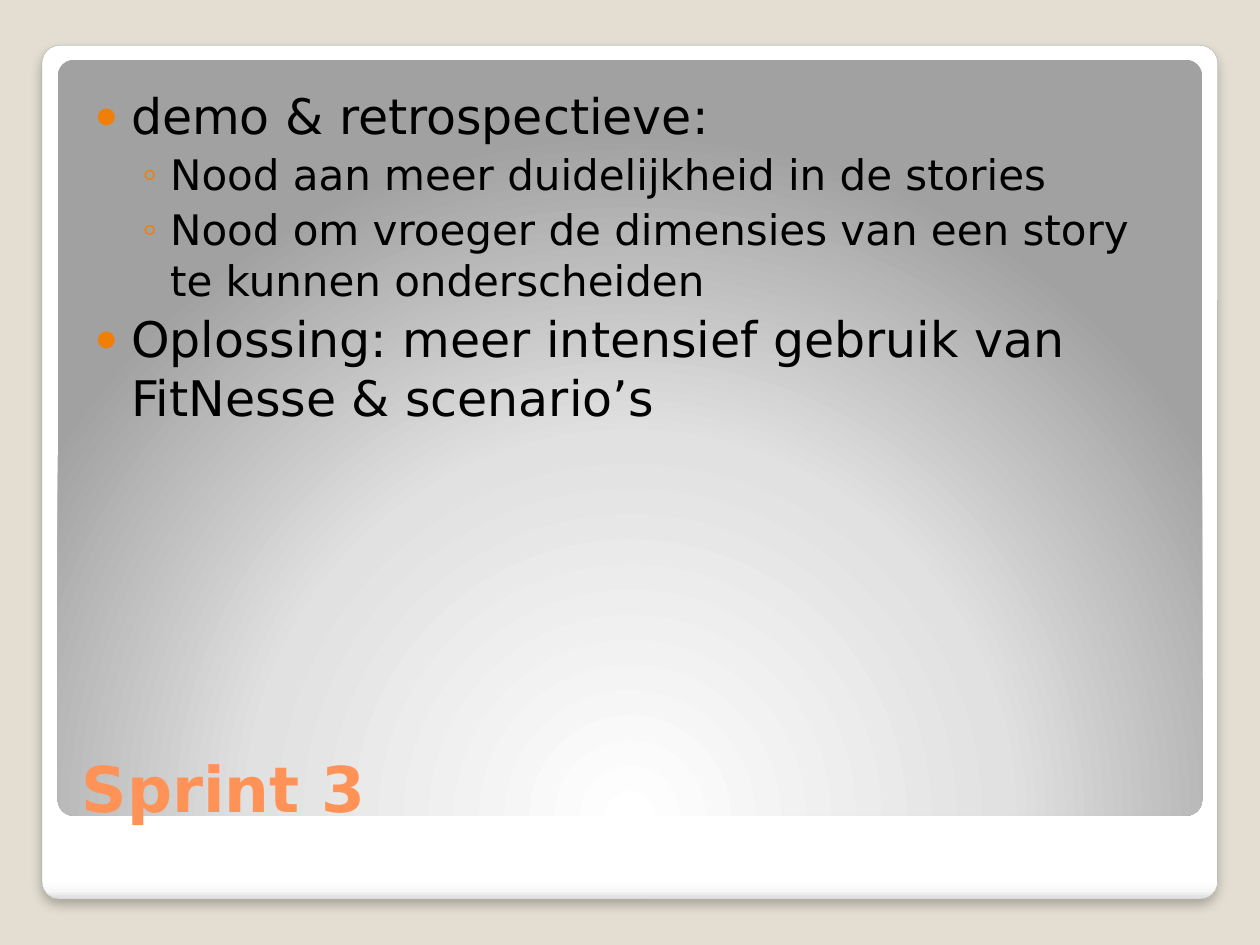
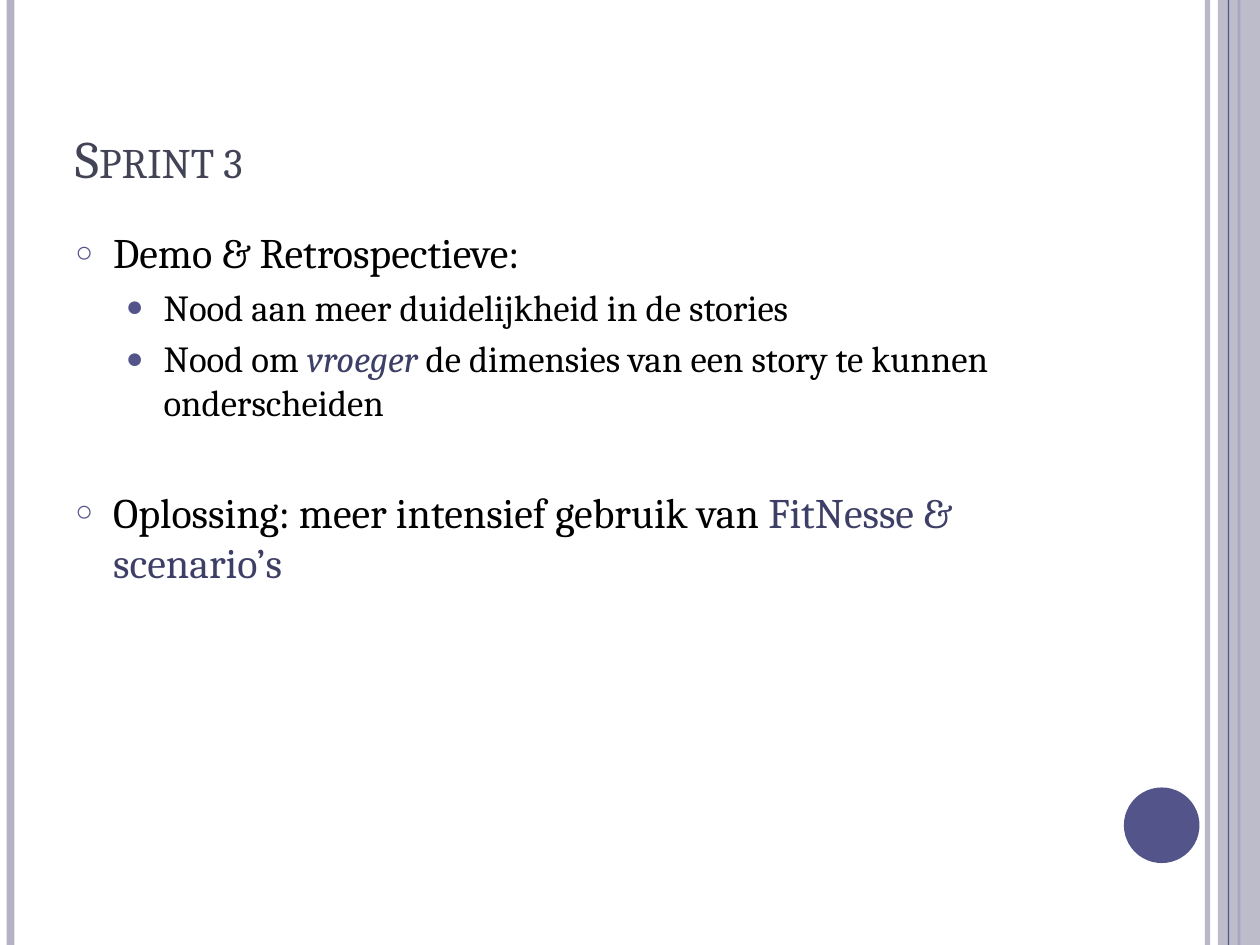
Before and after one commit to michelgrootjans/dkvlessonslearned, a slide deck: slide 36 of slides/Management Session/Lessons Learned.pptx (slide 25 before the commit). Drawn at 1260x945 pixels with LibreOffice and Linux fonts; fonts in the diff are those of the drawing. Boxes give left, top, right and bottom in pixels: in the first picture for what was removed or moved away, otherwise in the second. Text is boxed around its words. In the diff, an @@ line names an element or a change of style, - is before the commit and + after.

```diff
--- a/slides/Management Session/Lessons Learned.pptx
+++ b/slides/Management Session/Lessons Learned.pptx
@@ background #E3DED1 to #FFFFFF @@
@@ line added from (10, 0) to (10, 945), #B3B4C4 4.5 pt @@
@@ line added from (1207, 0) to (1207, 945), #B3B4C4 3 pt @@
@@ rectangle added at bbox=[1218, 0, 1260, 945], fill #B3B4C4 at 87% opacity @@
@@ line added from (1228, 0) to (1228, 945), #53548A 0.75 pt @@
@@ line added from (1239, 0) to (1239, 945), #53548A 1.5 pt @@
@@ rounded rectangle removed at bbox=[42, 45, 1217, 900] @@
@@ rounded rectangle removed at bbox=[58, 59, 1202, 815] @@
@@ title "Sprint 3": place and size @@
-title "Sprint 3" at bbox=[82, 764, 366, 825]
+title "Sprint 3" at bbox=[223, 150, 242, 179]
@@ title "Sprint 3" at bbox=[223, 150, 242, 179]: size 36 to 30 pt, font DejaVu Sans to Cambria, text colour #FF9258 to #424456, bold off, small capitals on @@
@@ text "Demo & Retrospectieve:": place and size @@
-text "Demo & Retrospectieve:" at bbox=[131, 96, 1129, 417]
+text "Demo & Retrospectieve:" at bbox=[113, 240, 988, 579]
@@ text at bbox=[113, 240, 520, 277]: text changed; size 28 to 24 pt; font DejaVu Sans to Cambria @@
-● demo & retrospectieve:
+○ Demo & Retrospectieve:
@@ text at bbox=[113, 295, 988, 579]: size 24 to 21 pt in "Nood aan meer duidelijkheid in de stories", "Nood om vroeger de dimensies van een ..."; font DejaVu Sans to Cambria in "Nood aan meer duidelijkheid in de stories", "Nood om vroeger de dimensies van een ...", "Oplossing: meer intensief gebruik van FitNesse & ..."; text colour #000000 to #3E3F68 in "vroeger", "FitNesse & scenario’s"; italic on in "vroeger"; size 28 to 24 pt in "Oplossing: meer intensief gebruik van FitNesse & ..."; bullet ◦ to ●; more space between paragraphs; bullet colour #F07F09 to #53548A; bullet ● to ○ @@
@@ ellipse added at bbox=[1124, 788, 1200, 863], fill #53548A @@
```
Also in this commit, not shown: 32 other slides changed, 18 slides added, 4 slides removed.
